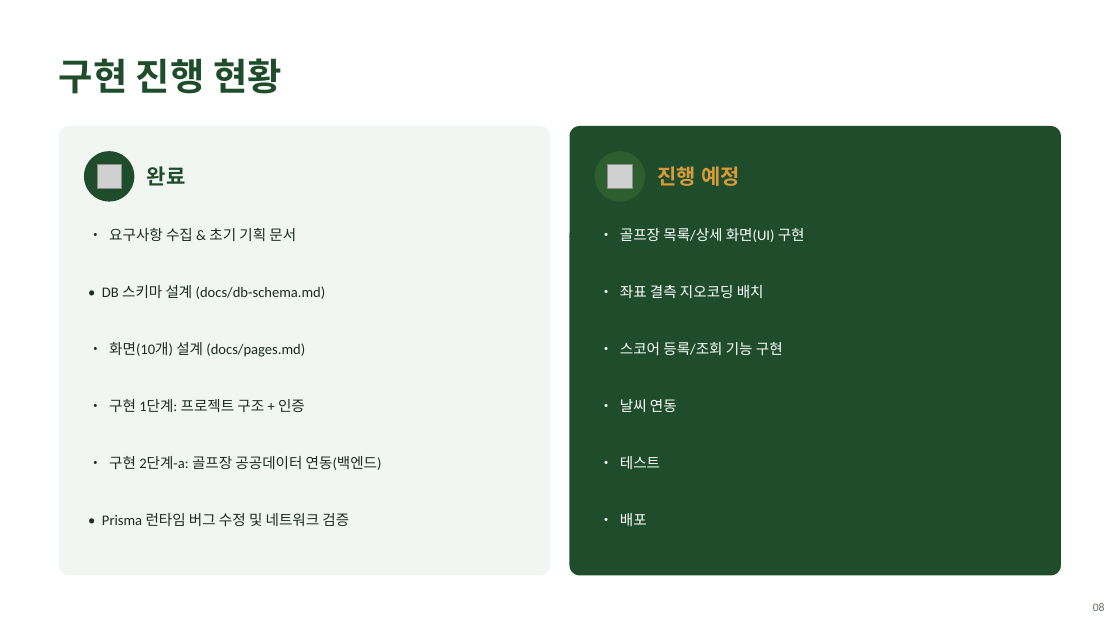
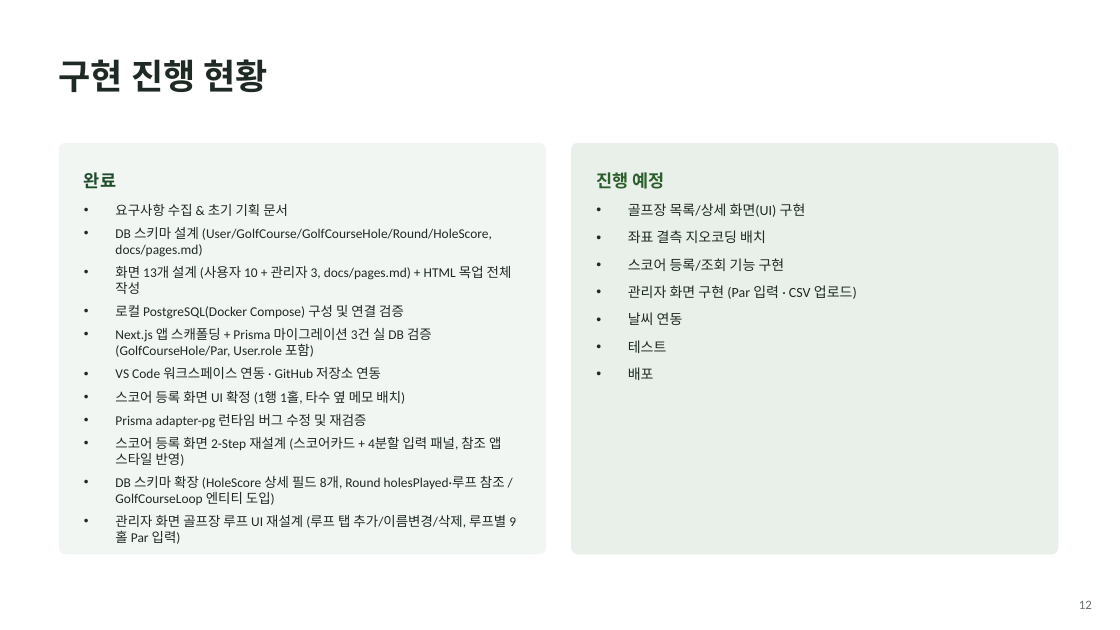
Before and after one commit to haekongpapa/scorecaddie, a slide deck: slide 12 of doc/ScoreCaddie_분석설계_요약.pptx (slide 8 before the commit). Drawn at 1120x630 pixels with LibreOffice and Linux fonts; fonts in the diff are those of the drawing; grey boxes stand for pictures. Boxes give left, top, right and bottom in pixels: in the first picture for what was removed or moved away, otherwise in the second. Text is boxed around its words. In the diff, an @@ line names an element or a change of style, - is before the commit and + after.

Commit message:
스코어 등록/조회/상세 화면 고도화 및 설계문서 동기화
- DB 스키마: GolfCourseHole, Role, 스코어카드 상세 필드(teeShotResult 등),
  GolfCourseLoop, User.thirdPartyConsent 마이그레이션 반영
- 목업 14개 화면 추가/개편 (doc/mockups/):
  - 07 스코어 등록 2-Step(코스 선택 → 스코어카드 입력, GolfCourseLoop 연동)
  - 08 스코어 조회 조건 개편(기간/골프장/사용자 범위, 동의 게이팅)
  - 09 라운드 상세 홀별 스코어 매트릭스(티샷결과/GIR/스크램블링/샌드세이브)
  - 11~14 관리자 화면(골프장/Par/CSV 업로드/회원 관리)
  - 화면 간 파라미터 연계(04/05/06/08/09 → 07, 08 → 09) 정리
  - 03 회원가입/10 마이페이지 제3자 정보제공 동의 UI
- doc/pages.md: 화면별 설계 문서 신규 작성 및 갱신
- doc/ScoreCaddie_분석설계_요약.pptx: PK/FK 명기, GolfCourseLoop/신규 화면/
  기능 요약 반영
- memory.md: 작업 이력 기록

```diff
--- a/doc/ScoreCaddie_분석설계_요약.pptx
+++ b/doc/ScoreCaddie_분석설계_요약.pptx
@@ text "구현 진행 현황" at (59, 59, 267, 92): size 32 to 30 pt, text colour #1F4D2C to #1F2A24 @@
@@ rounded rectangle: place and size @@
-rounded rectangle at (59, 126, 550, 576)
+rounded rectangle at (59, 143, 546, 555)
@@ rounded rectangle at (59, 143, 546, 555): proportions changed @@
@@ rounded rectangle: place and size @@
-rounded rectangle at (570, 126, 1061, 576)
+rounded rectangle at (571, 143, 1059, 555)
@@ rounded rectangle at (571, 143, 1059, 555): fill #1F4D2C to #E9F0E9; proportions changed @@
@@ text "완료": place and size @@
-text "완료" at (147, 166, 186, 186)
+text "완료" at (84, 172, 116, 189)
@@ text "완료" at (84, 172, 116, 189): size 18 to 15 pt @@
@@ ellipse removed at (84, 151, 134, 202) @@
@@ picture removed at (97, 165, 122, 189) @@
@@ ellipse removed at (595, 151, 645, 202) @@
@@ text "진행 예정": place and size @@
-text "진행 예정" at (658, 166, 740, 186)
+text "진행 예정" at (596, 172, 664, 189)
@@ text "진행 예정" at (596, 172, 664, 189): size 18 to 15 pt, text colour #D99A3C to #2C5F2D @@
@@ picture removed at (608, 165, 633, 189) @@
@@ text added at (115, 204, 512, 544), 11.5 pt, text #1F2A24 @@
+• 요구사항 수집 & 초기 기획 문서
+• DB 스키마 설계 (User/GolfCourse/GolfCourseHole/Round/HoleScore, docs/pages.md)
+• 화면 13개 설계 (사용자 10 + 관리자 3, docs/pages.md) + HTML 목업 전체 작성
+• 로컬 PostgreSQL(Docker Compose) 구성 및 연결 검증
+• Next.js 앱 스캐폴딩 + Prisma 마이그레이션 3건 실 DB 검증(GolfCourseHole/Par, User.role 포함)
+• VS Code 워크스페이스 연동 · GitHub 저장소 연동
+• 스코어 등록 화면 UI 확정 (1행 1홀, 타수 옆 메모 배치)
+• Prisma adapter-pg 런타임 버그 수정 및 재검증
+• 스코어 등록 화면 2-Step 재설계 (스코어카드 + 4분할 입력 패널, 참조 앱 스타일 반영)
+• DB 스키마 확장 (HoleScore 상세 필드 8개, Round holesPlayed·루프 참조 / GolfCourseLoop 엔티티 도입)
+• 관리자 화면 골프장 루프 UI 재설계 (루프 탭 추가/이름변경/삭제, 루프별 9홀 Par 입력)
@@ text added at (628, 203, 857, 380), 12 pt, text #1F2A24 @@
+• 골프장 목록/상세 화면(UI) 구현
+• 좌표 결측 지오코딩 배치
+• 스코어 등록/조회 기능 구현
+• 관리자 화면 구현 (Par 입력 · CSV 업로드)
+• 날씨 연동
+• 테스트
+• 배포
@@ text removed at (109, 228, 296, 241) @@
-• 요구사항 수집 & 초기 기획 문서
@@ text removed at (620, 228, 805, 242) @@
-• 골프장 목록/상세 화면(UI) 구현
@@ text removed at (102, 285, 326, 299) @@
-• DB 스키마 설계 (docs/db-schema.md)
@@ text removed at (620, 285, 764, 298) @@
-• 좌표 결측 지오코딩 배치
@@ text removed at (109, 342, 305, 357) @@
-• 화면(10개) 설계 (docs/pages.md)
@@ text removed at (620, 342, 783, 355) @@
-• 스코어 등록/조회 기능 구현
@@ text removed at (109, 399, 305, 412) @@
-• 구현 1단계: 프로젝트 구조 + 인증
@@ text removed at (620, 399, 677, 412) @@
-• 날씨 연동
@@ text removed at (109, 456, 382, 470) @@
-• 구현 2단계-a: 골프장 공공데이터 연동(백엔드)
@@ text removed at (620, 456, 660, 469) @@
-• 테스트
@@ text removed at (102, 513, 349, 526) @@
-• Prisma 런타임 버그 수정 및 네트워크 검증
@@ text removed at (620, 513, 647, 526) @@
-• 배포
@@ text added at (1079, 600, 1092, 609), 11 pt, text #667066 @@
+12
@@ text removed at (1093, 603, 1105, 611) @@
-08
```
Also in this commit, not shown: 10 other slides changed, 5 slides added, 1 slide removed, 37 other files.
